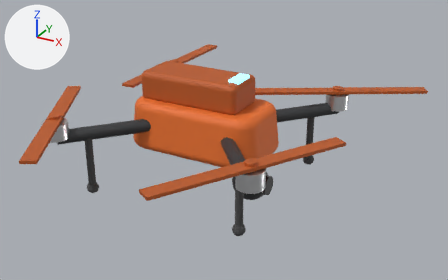
The glTF model app/api/cad/prebuilt/showcase_drone_follow/d3.glb as it was, and as the next commit left it.
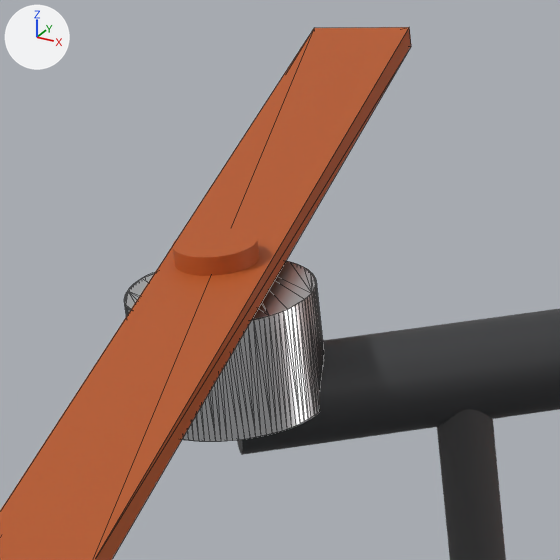
The first picture shows the older version from a 50 mm lens placed at (0.223, -0.376, 0.221), pointed at (0.015, 0.003, 0.032). The close-ups show the older and then the newer version on the part from 5% to 23% of the width and 29% to 57% of the height of that picture. Only the edits that show in the close-ups are written down. Arrows for +X, +Y and +Z are at upper left; the lights stay in place. The close-ups show mesh edges as thin lines. Where no turn or scale is listed for an object, it has been applied to the vertices.

In view in the first close-up: 'accent.14', 'accent.4', 'coat.4', 'metal.4', 'rubber.4'.
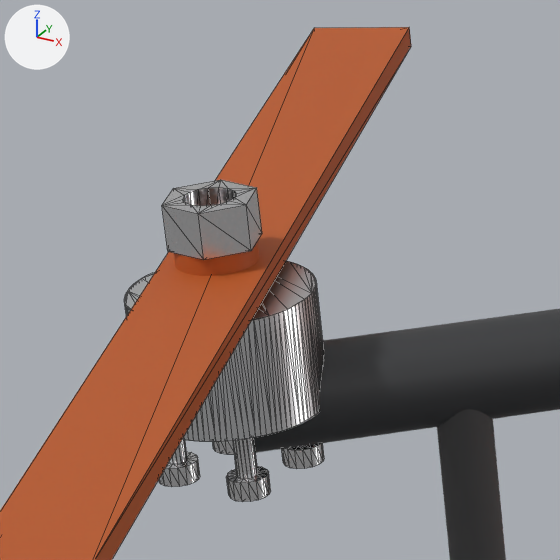
Where the newer file only moved an object's origin or applied its transform, the numbers keep the older frame.

Edits to the bpy script that builds the scene:
```text
Add mat_stainless_steel_304:
    mat_stainless_steel_304 = principled_material('stainless steel 304')
    mat_stainless_steel_304.base_color = (0.86, 0.86, 0.87)  # white #efeff0
    mat_stainless_steel_304.metallic = 1.0
    mat_stainless_steel_304.roughness = 0.25
Add me_steel_174:
    me_steel_174.from_pydata(...)  # 44 vertices, 88 faces; spans x -0.08174..-0.0725, y -0.08112..-0.07312, z -0.00235..0.00235
    me_steel_174.materials.append(mat_stainless_steel_304)  # white #efeff0
Add me_steel_173:
    me_steel_173.from_pydata(...)  # 76 vertices, 148 faces; spans x -0.08368..-0.0797, y -0.07523..-0.07125, z -0.006..0.006
    me_steel_173.materials.append(mat_stainless_steel_304)  # white #efeff0
Add me_steel_172:
    me_steel_172.from_pydata(...)  # 76 vertices, 148 faces; spans x -0.07453..-0.07055, y -0.08299..-0.07901, z -0.006..0.006
    me_steel_172.materials.append(mat_stainless_steel_304)  # white #efeff0
Add me_steel_171:
    me_steel_171.from_pydata(...)  # 76 vertices, 148 faces; spans x -0.07523..-0.07125, y -0.07453..-0.07055, z -0.006..0.006
    me_steel_171.materials.append(mat_stainless_steel_304)  # white #efeff0
Add me_steel_170:
    me_steel_170.from_pydata(...)  # 76 vertices, 148 faces; spans x -0.08299..-0.07901, y -0.08368..-0.0797, z -0.006..0.006
    me_steel_170.materials.append(mat_stainless_steel_304)  # white #efeff0
Add ob_steel_174:
    ob_steel_174 = bpy.data.objects.new('steel.174', me_steel_174)
    ob_steel_174.location = (0.0, 0.0, 0.0642)
Add ob_steel_173:
    ob_steel_173 = bpy.data.objects.new('steel.173', me_steel_173)
    ob_steel_173.location = (0.0, 0.0, 0.0439)
Add ob_steel_172:
    ob_steel_172 = bpy.data.objects.new('steel.172', me_steel_172)
    ob_steel_172.location = (0.0, 0.0, 0.0439)
Add ob_steel_171:
    ob_steel_171 = bpy.data.objects.new('steel.171', me_steel_171)
    ob_steel_171.location = (0.0, 0.0, 0.0439)
Add ob_steel_170:
    ob_steel_170 = bpy.data.objects.new('steel.170', me_steel_170)
    ob_steel_170.location = (0.0, 0.0, 0.0439)
```

Pixel boxes (x1, y1, x2, y2) of what changed, in the close-ups (560 x 560 px):
'steel.174', added
    after: (162, 180, 262, 260)
'steel.172', added
    after: (226, 438, 271, 502)
'steel.170', added
    after: (158, 439, 200, 487)
'steel.171', added
    after: (282, 443, 324, 469)
'steel.173', added (mostly hidden)
    after: (213, 440, 234, 454)
